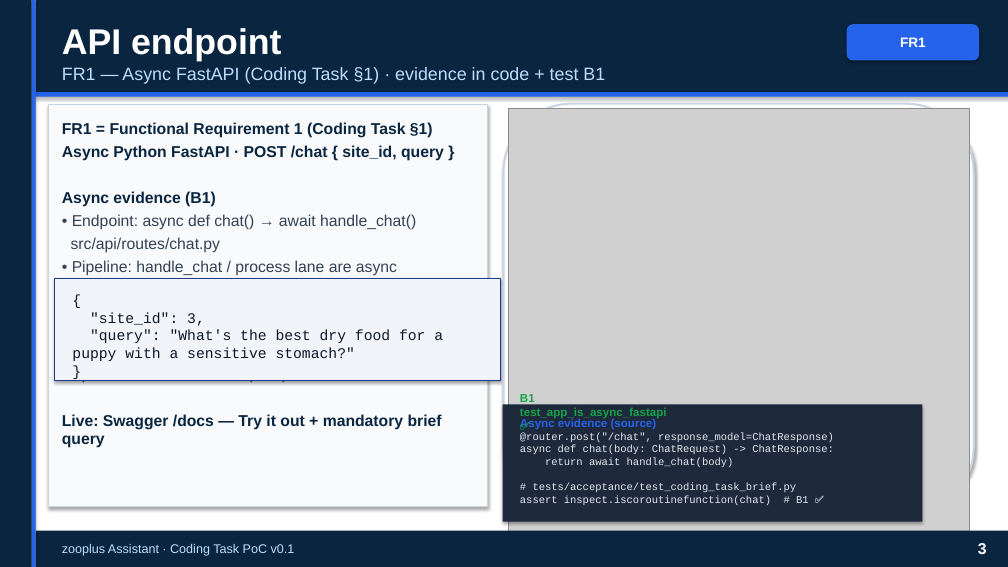
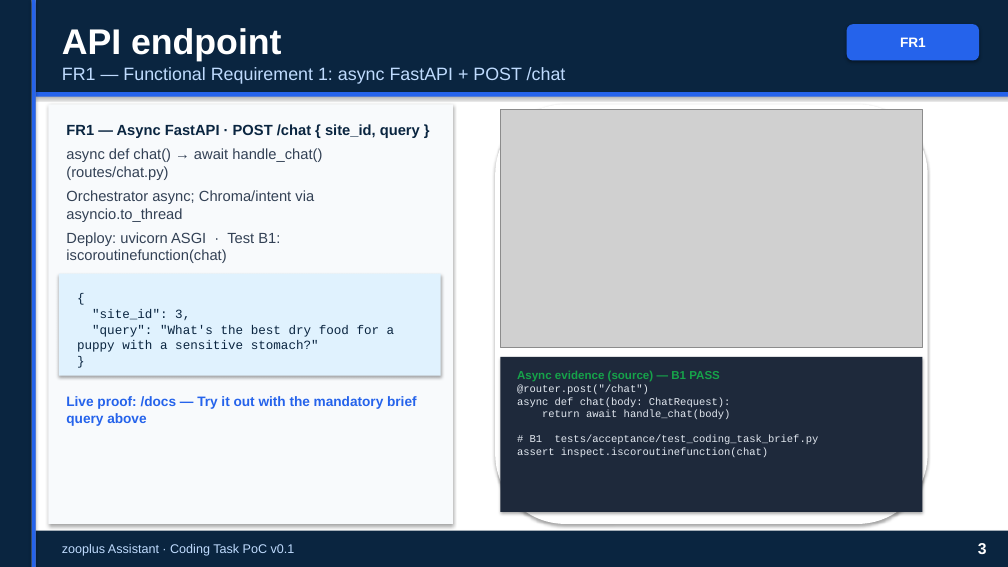
Before and after one commit to peluzzza/PoCAssistantZooplus, a slide deck: slide 3 of docs/deliverables/v0.1/zooplus-assistant-interview-15min-pro.pptx. Drawn at 1008x567 pixels with LibreOffice and Linux fonts; fonts in the diff are those of the drawing; grey boxes stand for pictures. Boxes give left, top, right and bottom in pixels: in the first picture for what was removed or moved away, otherwise in the second. Text is boxed around its words. In the diff, an @@ line names an element or a change of style, - is before the commit and + after.

```diff
--- a/docs/deliverables/v0.1/zooplus-assistant-interview-15min-pro.pptx
+++ b/docs/deliverables/v0.1/zooplus-assistant-interview-15min-pro.pptx
@@ text at box(62, 67, 566, 84): text changed @@
-FR1 — Async FastAPI (Coding Task §1) · evidence in code + test B1
+FR1 — Functional Requirement 1: async FastAPI + POST /chat
@@ rectangle: place and size @@
-rectangle at box(48, 104, 488, 507)
+rectangle at box(48, 104, 453, 524)
@@ rectangle at box(48, 104, 453, 524): outline #CBD5E1 1 pt to none @@
@@ rounded rectangle: place and size @@
-rounded rectangle at box(504, 104, 974, 516)
+rounded rectangle at box(495, 104, 928, 524)
@@ rounded rectangle at box(495, 104, 928, 524): outline #CBD5E1 2 pt to none @@
@@ picture: place and size @@
-picture at box(508, 108, 969, 565)
+picture at box(501, 110, 923, 348)
@@ text at box(66, 124, 420, 263): text changed; size 15 to 14 pt @@
-FR1 = Functional Requirement 1 (Coding Task §1)
-Async Python FastAPI · POST /chat { site_id, query }
-Async evidence (B1)
-• Endpoint: async def chat() → await handle_chat()
-src/api/routes/chat.py
-• Pipeline: handle_chat / process lane are async coroutines
-• Blocking I/O (Chroma, intent) → asyncio.to_thread
-• Runtime: uvicorn ASGI (Dockerfile CMD)
-• Test: test_app_is_async_fastapi — inspect.iscoroutinefunction(chat)
-Live: Swagger /docs — Try it out + mandatory brief query
+FR1 — Async FastAPI · POST /chat { site_id, query }
+async def chat() → await handle_chat() (routes/chat.py)
+Orchestrator async; Chroma/intent via asyncio.to_thread
+Deploy: uvicorn ASGI · Test B1: iscoroutinefunction(chat)
@@ rectangle: place and size @@
-rectangle at box(54, 278, 501, 380)
+rectangle at box(59, 274, 441, 376)
@@ rectangle at box(59, 274, 441, 376): fill #F1F5F9 to #E0F2FE; outline #1E3A8A 1 pt to none @@
@@ text "{" at box(77, 309, 395, 352): size 14 to 12 pt, text colour #0F172A to #0A2540; more space between paragraphs @@
@@ rectangle: place and size @@
-rectangle at box(503, 405, 923, 522)
+rectangle at box(501, 357, 923, 512)
@@ text at box(517, 370, 819, 457): text changed @@
-Async evidence (source)
-@router.post("/chat", response_model=ChatResponse)
-async def chat(body: ChatRequest) -> ChatResponse:
-return await handle_chat(body)
-# tests/acceptance/test_coding_task_brief.py
-assert inspect.iscoroutinefunction(chat) # B1 ✅
+Async evidence (source) — B1 PASS
+@router.post("/chat")
+async def chat(body: ChatRequest):
+return await handle_chat(body)
+# B1 tests/acceptance/test_coding_task_brief.py
+assert inspect.iscoroutinefunction(chat)
@@ text added at box(66, 396, 417, 426), 13 pt, text #2563EB, bold @@
+Live proof: /docs — Try it out with the mandatory brief query above
@@ text removed at box(520, 393, 667, 419) @@
-B1 test_app_is_async_fastapi ✅
```
Also in this commit, not shown: 1 other file.
